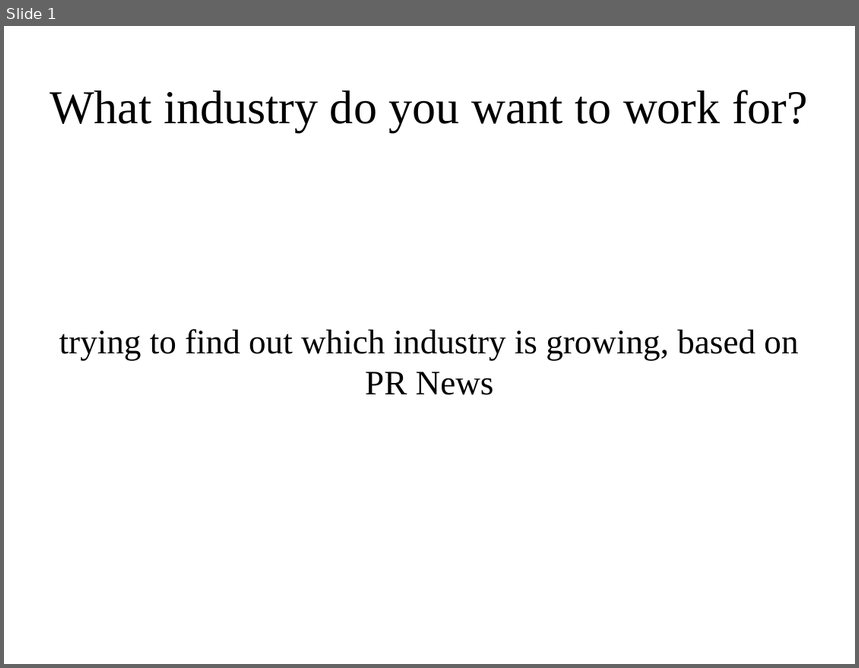
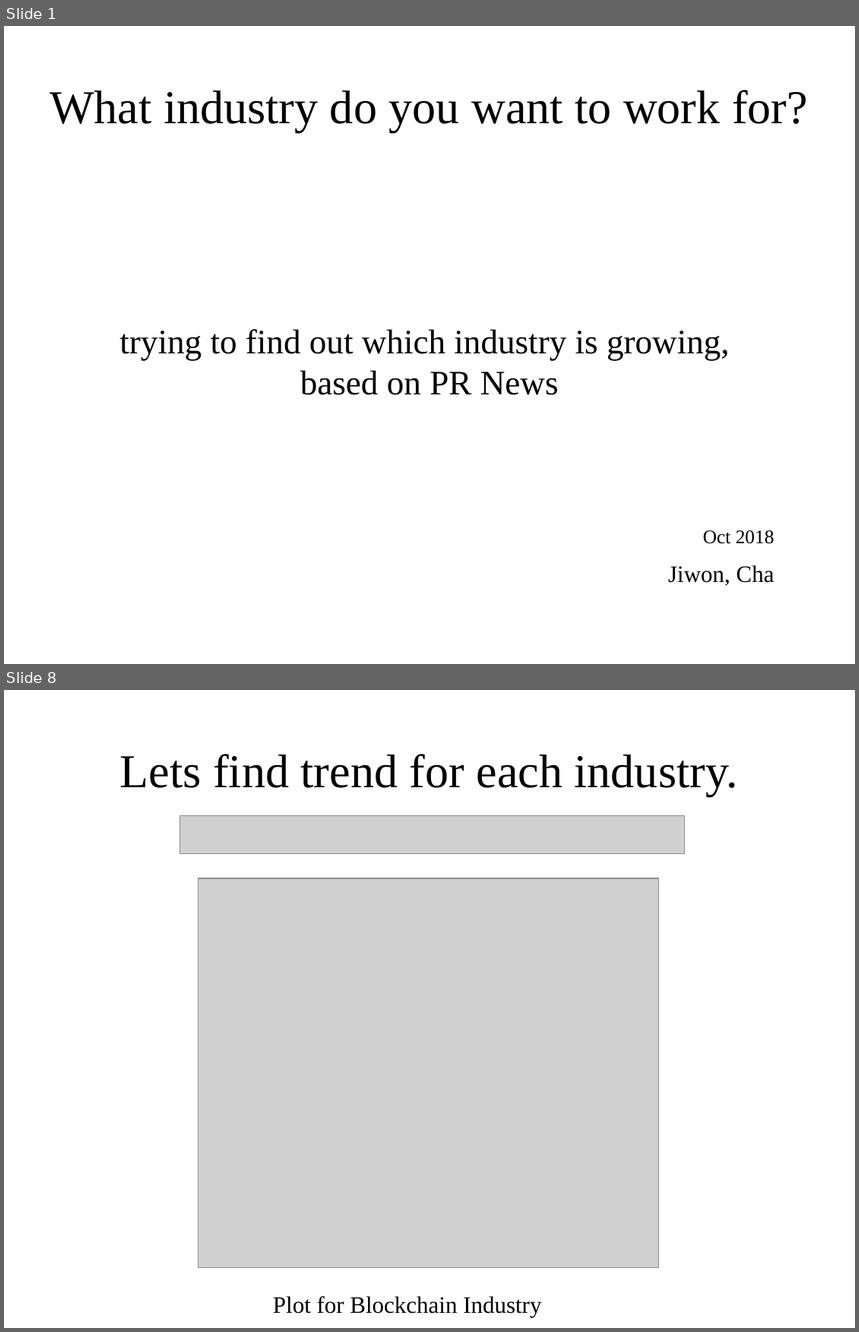
Before and after one commit to chazzy1/webscraping, a slide deck: documents/news_scraping.odp. Shown one above the other, each under a label of ours: slide 1 before the commit, slides 1 and 8 after it; the slides between them are not shown. The pictures are 859x668 and 859x1332 pixels, drawn with LibreOffice and Linux fonts; fonts in the diff are those of the drawing; grey boxes stand for pictures. Boxes give left, top, right and bottom in pixels: in the first picture for what was removed or moved away, otherwise in the second. Text is boxed around its words. In the diff, an @@ line names an element or a change of style, - is before the commit and + after.

Commit message:
3d plot

```diff
--- a/documents/news_scraping.odp
+++ b/documents/news_scraping.odp
@@ slide 8 added at (4,690,855,1328), background #FFFFFF @@
@@ title added at (120,754,738,796), 44 pt, text #000000 @@
+Lets find trend for each industry.
@@ picture added at (180,816,684,854) @@
@@ picture added at (199,878,659,1268) @@
@@ text added at (273,1296,541,1317), 22 pt, text #000000 @@
+Plot for Blockchain Industry
@@ slide 1 changed as well @@
@@ subtitle at (120,329,730,395): text changed @@
-trying to find out which industry is growing, based on PR News
+trying to find out which industry is growing,
+based on PR News
@@ text added at (703,531,775,544), 18 pt, text #000000 @@
+Oct 2018
@@ text added at (668,566,775,586), 22 pt, text #000000 @@
+Jiwon, Cha
```
Also in this commit, not shown: 5 other slides changed, 8 other slides added, 3 slides removed, 7 other files.
